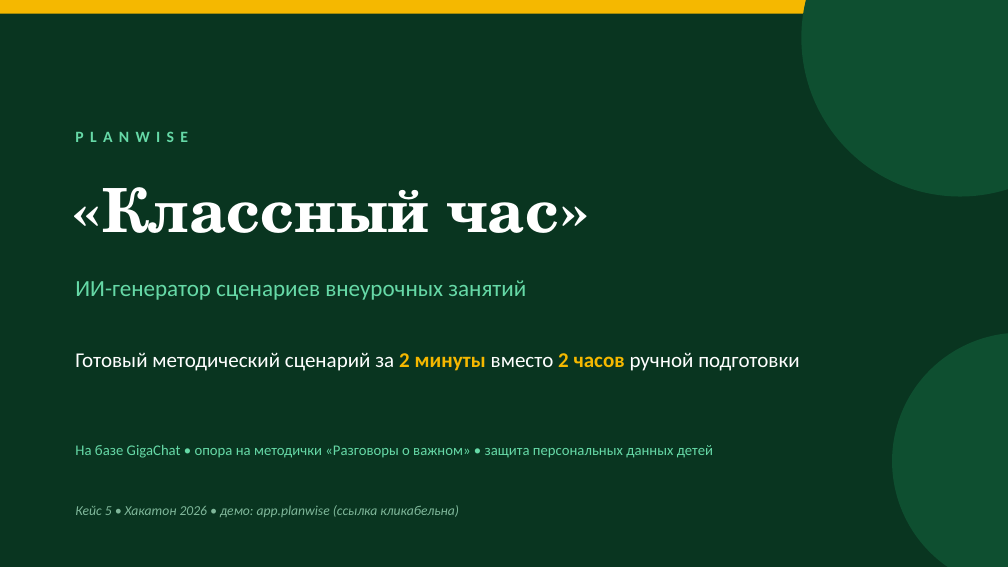
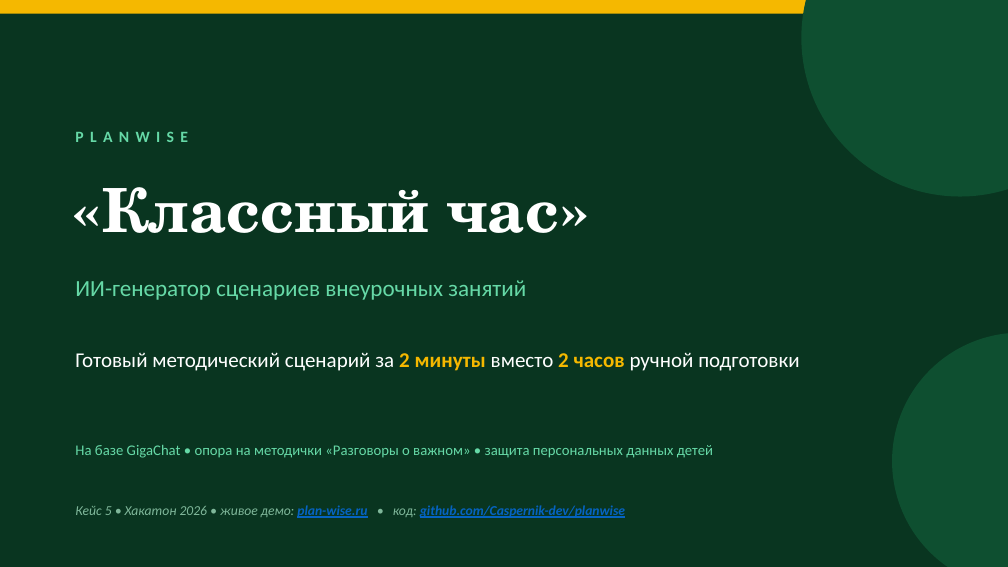
Before and after one commit to Caspernik-dev/s21_planwise, a slide deck: slide 1 of presentation/Planwise-Klassniy-Chas.pptx. Drawn at 1008x567 pixels with LibreOffice and Linux fonts; fonts in the diff are those of the drawing. Boxes give left, top, right and bottom in pixels: in the first picture for what was removed or moved away, otherwise in the second. Text is boxed around its words. In the diff, an @@ line names an element or a change of style, - is before the commit and + after.

Commit message:
presentation: актуализация под бриф — команда Planwise, PPTX-парсинг, режим показа, кликабельные ссылки

```diff
--- a/presentation/Planwise-Klassniy-Chas.pptx
+++ b/presentation/Planwise-Klassniy-Chas.pptx
@@ text at [75, 505, 625, 518]: text changed; text colour #7FB79A to #0563C1; bold on @@
-Кейс 5 • Хакатон 2026 • демо: app.planwise (ссылка кликабельна)
+Кейс 5 • Хакатон 2026 • живое демо: plan-wise.ru • код: github.com/Caspernik-dev/planwise
```
Also in this commit, not shown: 6 other slides changed, 3 other files.
